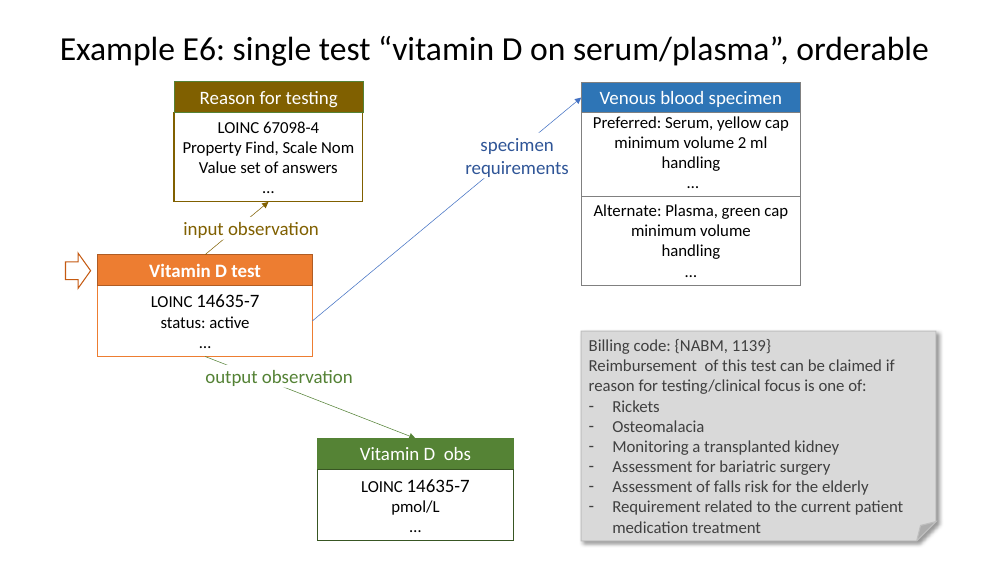
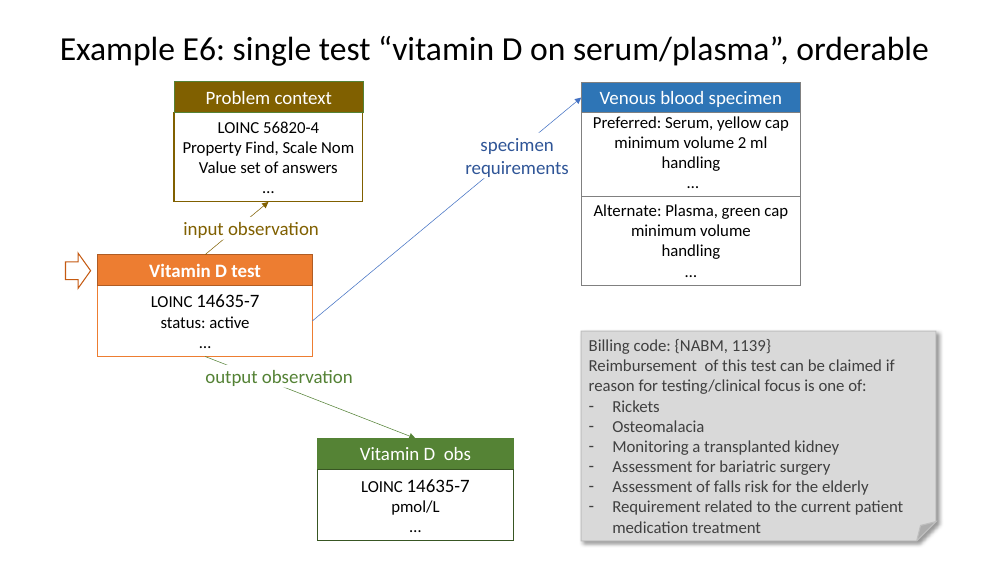
Before and after one commit to HL7/fhir-order-catalog, a slide deck: slide 1 of input/images-source/LabExampleE6Business.pptx. Drawn at 1008x567 pixels with LibreOffice and Linux fonts; fonts in the diff are those of the drawing. Boxes give left, top, right and bottom in pixels: in the first picture for what was removed or moved away, otherwise in the second. Text is boxed around its words. In the diff, an @@ line names an element or a change of style, - is before the commit and + after.

```diff
--- a/input/images-source/LabExampleE6Business.pptx
+++ b/input/images-source/LabExampleE6Business.pptx
@@ text in rectangle at <box>206,91,332,104</box>: text changed @@
-Reason for testing
+Problem context
@@ text in rectangle at <box>218,121,319,133</box>: text changed @@
-LOINC 67098-4
+LOINC 56820-4
```
Also in this commit, not shown: 4 other files.
